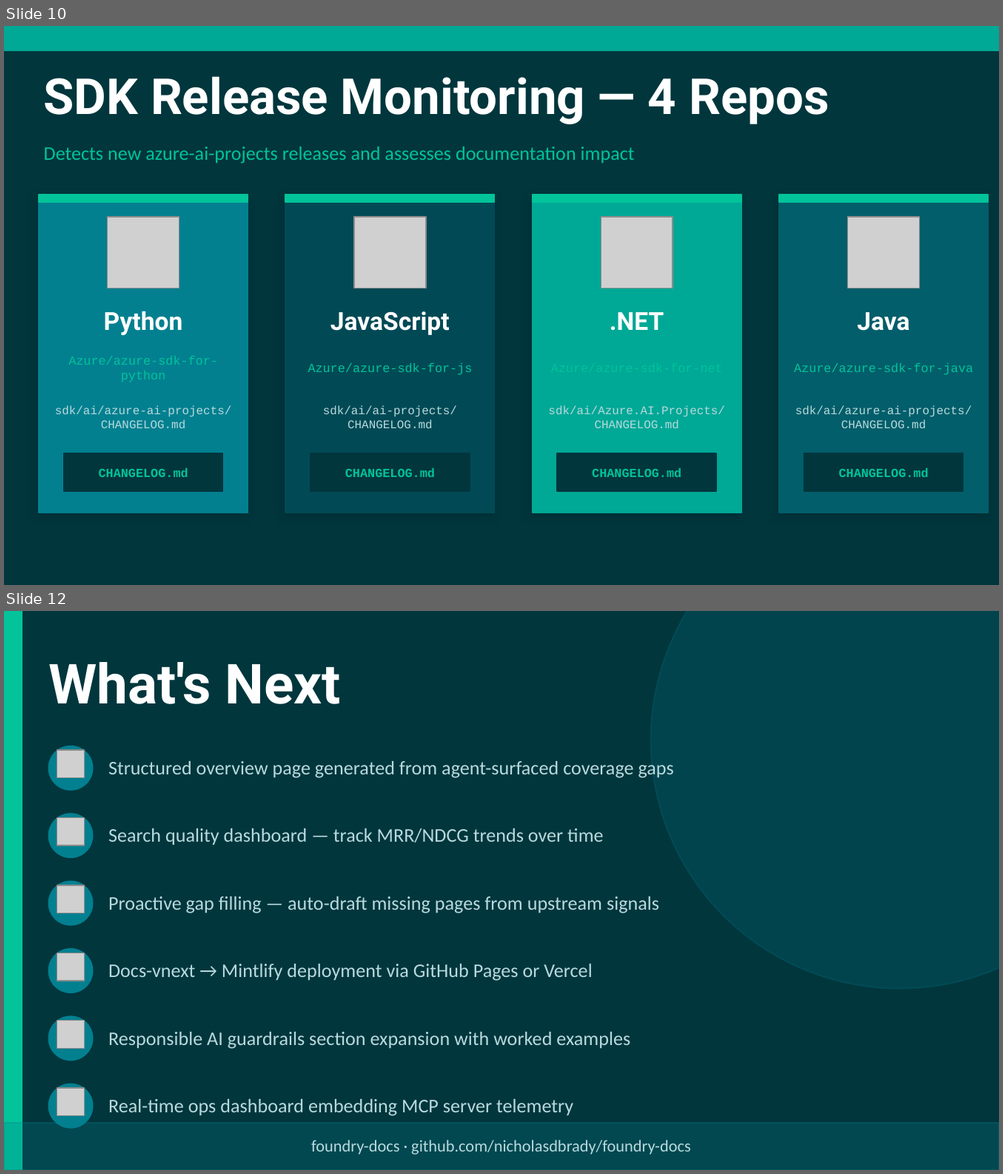
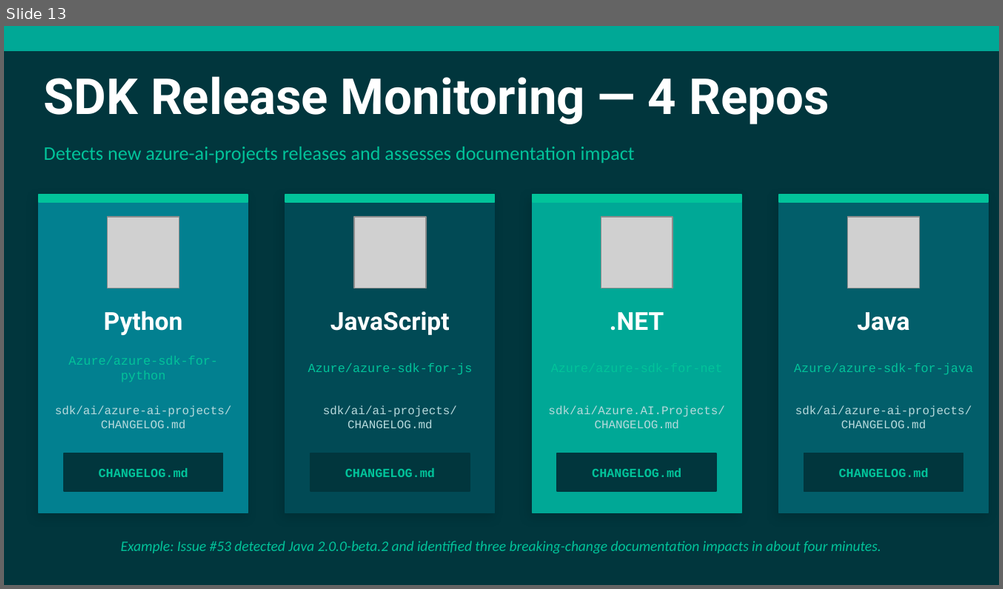
Before and after one commit to nicholasdbrady/foundry-docs, a slide deck: slides/foundry-docs-overview.pptx. Shown one above the other, each under a label of ours: slides 10 and 12 before the commit, slide 13 after it; the slides between them are not shown. The pictures are 1003x1174 and 1003x589 pixels, drawn with LibreOffice and Linux fonts; fonts in the diff are those of the drawing; grey boxes stand for pictures. Boxes give left, top, right and bottom in pixels: in the first picture for what was removed or moved away, otherwise in the second. Text is boxed around its words. In the diff, an @@ line names an element or a change of style, - is before the commit and + after.

```diff
--- a/slides/foundry-docs-overview.pptx
+++ b/slides/foundry-docs-overview.pptx
@@ slide 12 removed at (x1=4, y1=611, x2=999, y2=1170), background #01363D @@
@@ rectangle removed at (x1=4, y1=611, x2=22, y2=1170) @@
@@ ellipse removed at (x1=651, y1=611, x2=999, y2=989) @@
@@ text removed at (x1=48, y1=662, x2=340, y2=704) @@
-What's Next
@@ ellipse removed at (x1=48, y1=746, x2=93, y2=790) @@
@@ picture removed at (x1=57, y1=750, x2=85, y2=778) @@
@@ text removed at (x1=108, y1=761, x2=674, y2=778) @@
-Structured overview page generated from agent-surfaced coverage gaps
@@ ellipse removed at (x1=48, y1=814, x2=93, y2=857) @@
@@ picture removed at (x1=57, y1=818, x2=85, y2=846) @@
@@ text removed at (x1=108, y1=829, x2=603, y2=845) @@
-Search quality dashboard — track MRR/NDCG trends over time
@@ ellipse removed at (x1=48, y1=882, x2=93, y2=925) @@
@@ picture removed at (x1=57, y1=886, x2=85, y2=914) @@
@@ text removed at (x1=108, y1=897, x2=659, y2=914) @@
-Proactive gap filling — auto-draft missing pages from upstream signals
@@ ellipse removed at (x1=48, y1=949, x2=93, y2=993) @@
@@ picture removed at (x1=57, y1=953, x2=85, y2=981) @@
@@ text removed at (x1=108, y1=964, x2=592, y2=981) @@
-Docs-vnext → Mintlify deployment via GitHub Pages or Vercel
@@ ellipse removed at (x1=48, y1=1017, x2=93, y2=1060) @@
@@ picture removed at (x1=57, y1=1021, x2=85, y2=1048) @@
@@ text removed at (x1=108, y1=1032, x2=630, y2=1049) @@
-Responsible AI guardrails section expansion with worked examples
@@ ellipse removed at (x1=48, y1=1085, x2=93, y2=1128) @@
@@ picture removed at (x1=57, y1=1088, x2=85, y2=1116) @@
@@ text removed at (x1=108, y1=1099, x2=573, y2=1116) @@
-Real-time ops dashboard embedding MCP server telemetry
@@ rectangle removed at (x1=4, y1=1123, x2=999, y2=1170) @@
@@ text removed at (x1=311, y1=1140, x2=691, y2=1155) @@
-foundry-docs · github.com/nicholasdbrady/foundry-docs
@@ what was slide 10 is now slide 13 @@
@@ slide 13 changed as well @@
@@ text added at (x1=121, y1=541, x2=881, y2=554), 10.5 pt, text #02C39A, italic @@
+Example: Issue #53 detected Java 2.0.0-beta.2 and identified three breaking-change documentation impacts in about four minutes.
```
Also in this commit, not shown: 10 other slides changed, 4 slides added, 1 other file.
